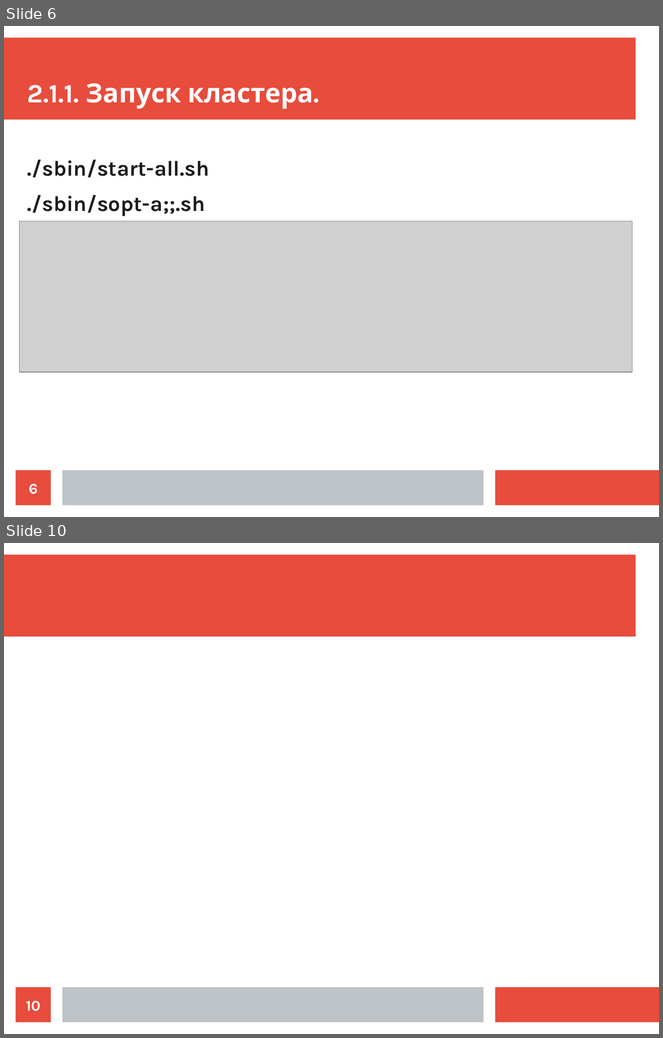
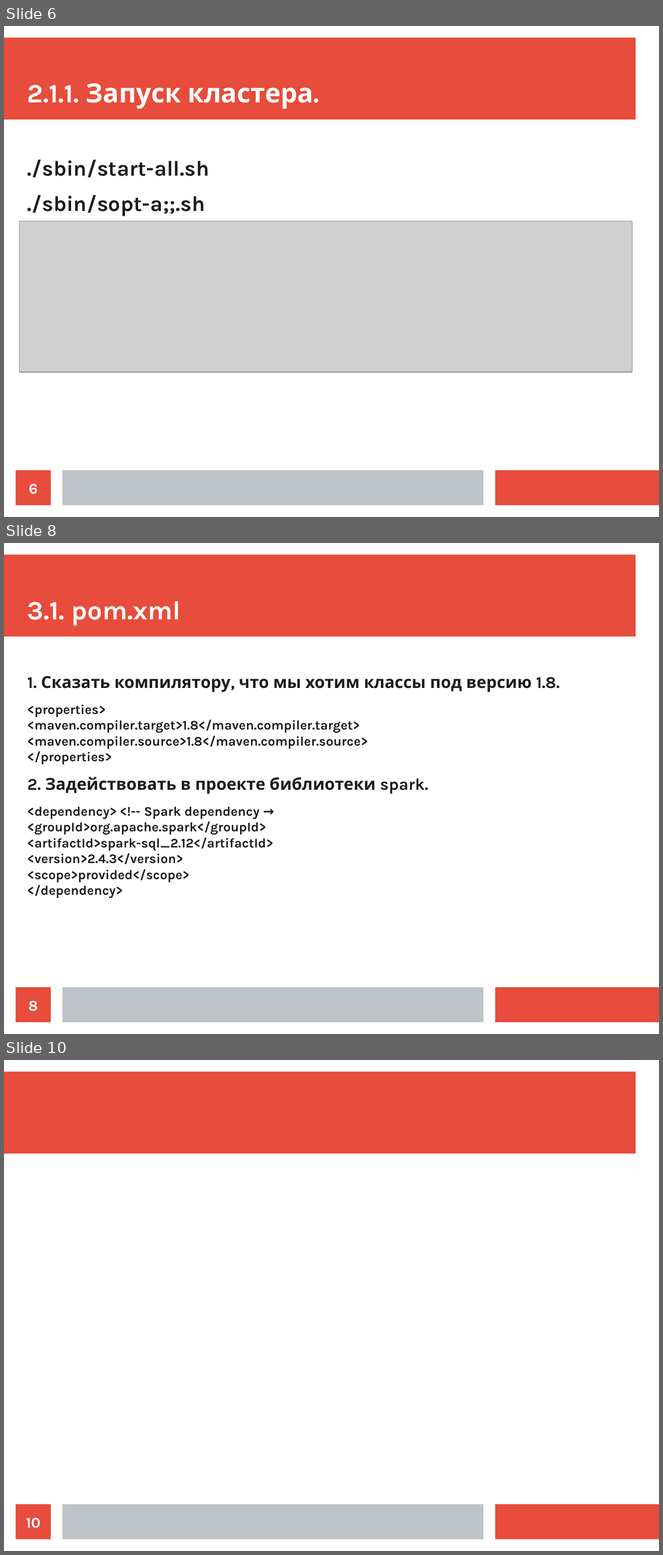
Before and after one commit to ilya1st/spark-samples, a slide deck: report_plan/report.odp. Shown one above the other, each under a label of ours: slides 6 and 10 before the commit, slides 6, 8 and 10 after it; the slides between them are not shown. The pictures are 663x1038 and 663x1555 pixels, drawn with LibreOffice and Linux fonts; fonts in the diff are those of the drawing; grey boxes stand for pictures. Boxes give left, top, right and bottom in pixels: in the first picture for what was removed or moved away, otherwise in the second. Text is boxed around its words. In the diff, an @@ line names an element or a change of style, - is before the commit and + after.

```diff
--- a/report_plan/report.odp
+++ b/report_plan/report.odp
@@ slide 8 added at bbox=[4, 543, 659, 1034], background #FFFFFF; not listed: 3 template elements that a slide beside it also shows @@
@@ title added at bbox=[27, 601, 181, 626], 32 pt, text #FFFFFF, bold @@
+3.1. pom.xml
@@ text added at bbox=[27, 676, 560, 899], 16 pt, text #1C1C1C, bold @@
+1. Сказать компилятору, что мы хотим классы под версию 1.8.
+<properties>
+<maven.compiler.target>1.8</maven.compiler.target>
+<maven.compiler.source>1.8</maven.compiler.source>
+</properties>
+2. Задействовать в проекте библиотеки spark.
+<dependency> <!-- Spark dependency →
+<groupId>org.apache.spark</groupId>
+<artifactId>spark-sql_2.12</artifactId>
+<version>2.4.3</version>
+<scope>provided</scope>
+</dependency>
@@ page number added at bbox=[16, 988, 51, 1023], fill #E74C3C, 18 pt, text #FFFFFF, bold @@
+8
```
Also in this commit, not shown: 2 other slides added, 2 slides removed, 3 other files.
